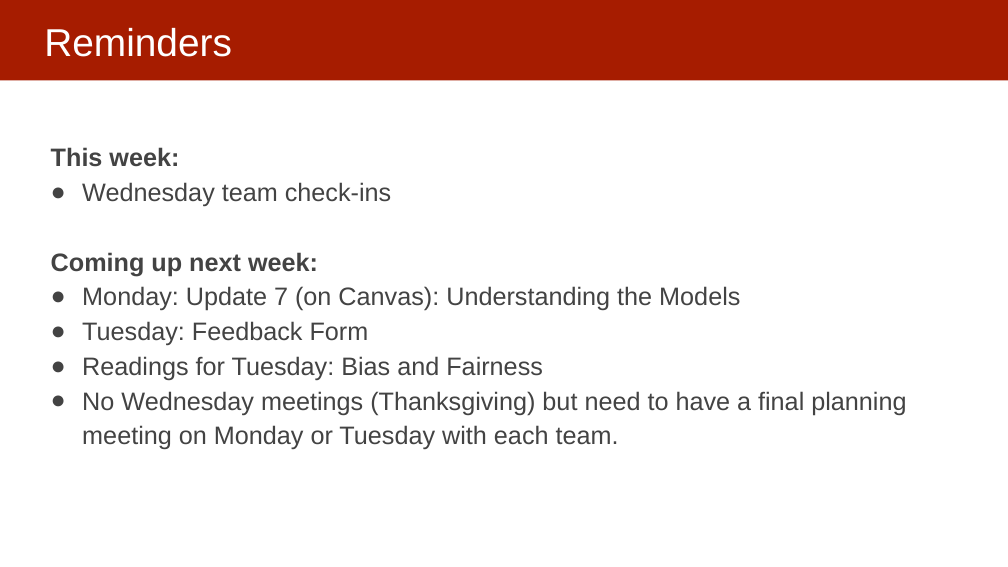
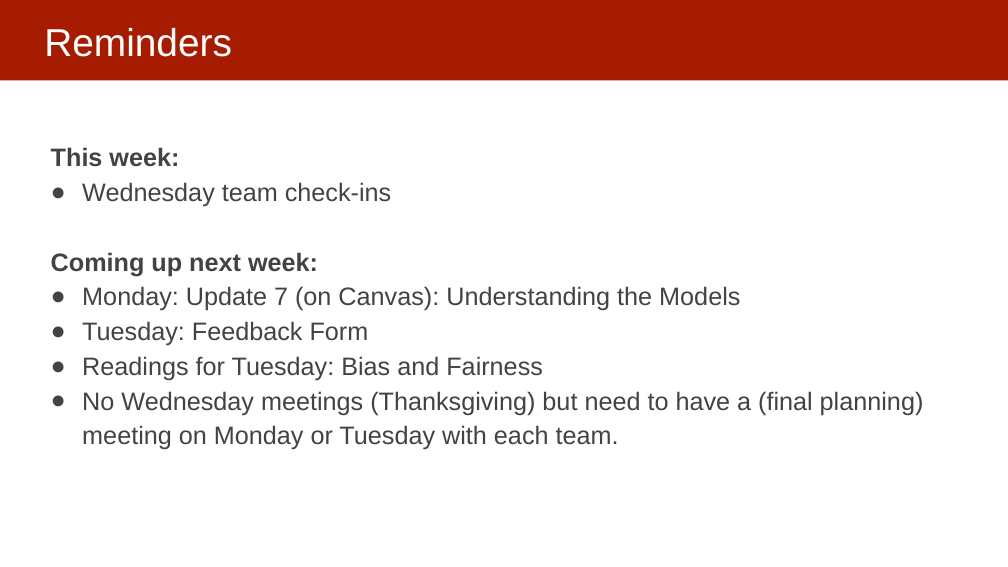
Before and after one commit to dssg/mlforpublicpolicylab, a slide deck: slide 4 of Lectures/16-interpretability-part-1.pptx. Drawn at 1008x567 pixels with LibreOffice and Linux fonts; fonts in the diff are those of the drawing. Boxes give left, top, right and bottom in pixels: in the first picture for what was removed or moved away, otherwise in the second. Text is boxed around its words. In the diff, an @@ line names an element or a change of style, - is before the commit and + after.

```diff
--- a/Lectures/16-interpretability-part-1.pptx
+++ b/Lectures/16-interpretability-part-1.pptx
@@ text at (x1=82, y1=391, x2=924, y2=450): text changed @@
-● No Wednesday meetings (Thanksgiving) but need to have a final planning meeting on Monday or Tuesday with each team.
+● No Wednesday meetings (Thanksgiving) but need to have a (final planning) meeting on Monday or Tuesday with each team.
```
Also in this commit, not shown: 11 other slides changed, 5 slides added, 4 slides removed.
